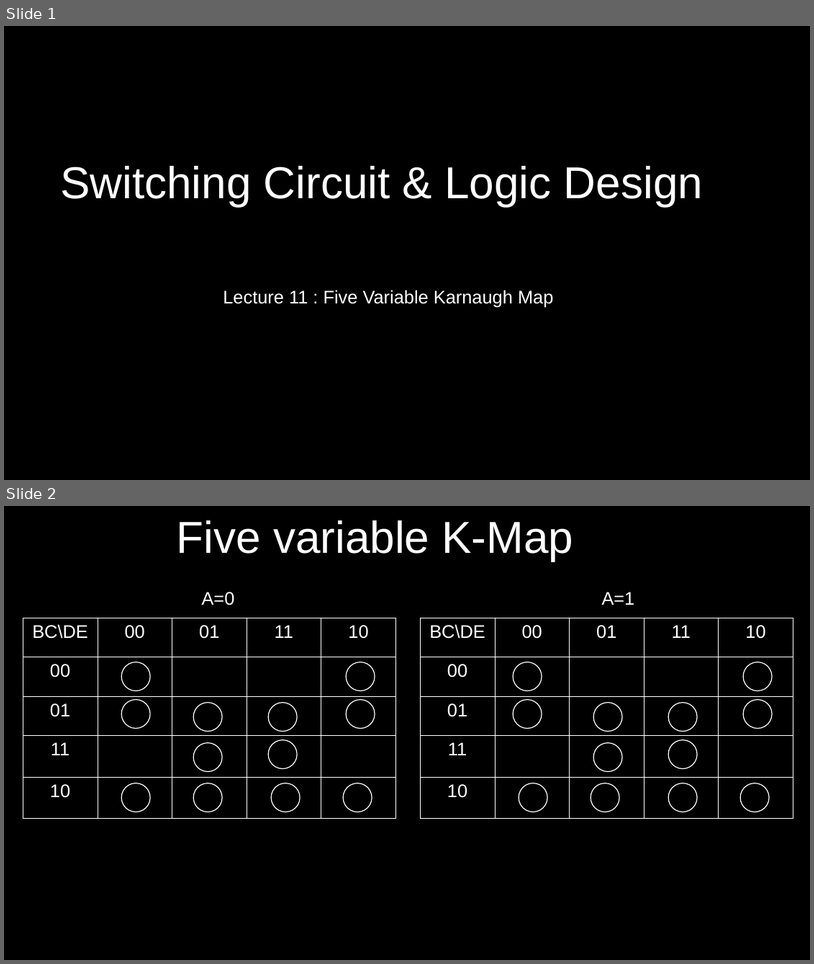
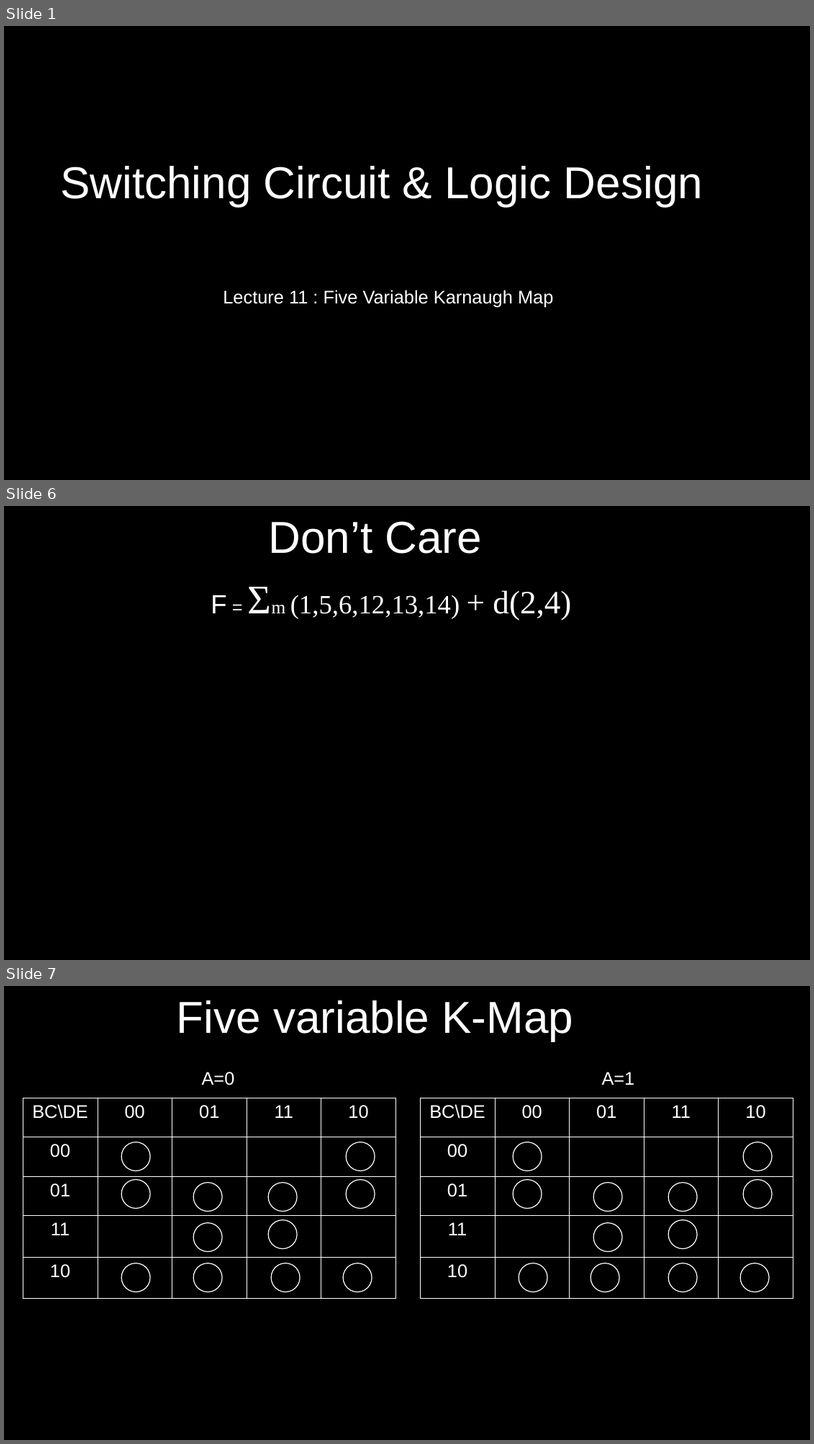
Before and after one commit to arnabsinha/Switching-Circuits-and-Logic-Design, a slide deck: Lecture_12.odp. Shown one above the other, each under a label of ours: slides 1 and 2 before the commit, slides 1, 6 and 7 after it; the slides between them are not shown. The pictures are 814x964 and 814x1444 pixels, drawn with LibreOffice and Linux fonts; fonts in the diff are those of the drawing. Boxes give left, top, right and bottom in pixels: in the first picture for what was removed or moved away, otherwise in the second. Text is boxed around its words. In the diff, an @@ line names an element or a change of style, - is before the commit and + after.

```diff
--- a/Lecture_12.odp
+++ b/Lecture_12.odp
@@ slide 6 added at bbox=[4, 506, 810, 960], background #000000 @@
@@ title added at bbox=[268, 521, 482, 554], 44 pt, text #FFFFFF @@
+Don’t Care
@@ text added at bbox=[211, 590, 571, 620], 26 pt, text #FFFFFF @@
+F = Σm (1,5,6,12,13,14) + d(2,4)
@@ what was slide 2 is now slide 7 @@
```
Also in this commit, not shown: 1 slide changed, 6 other slides added, 3 other files.
